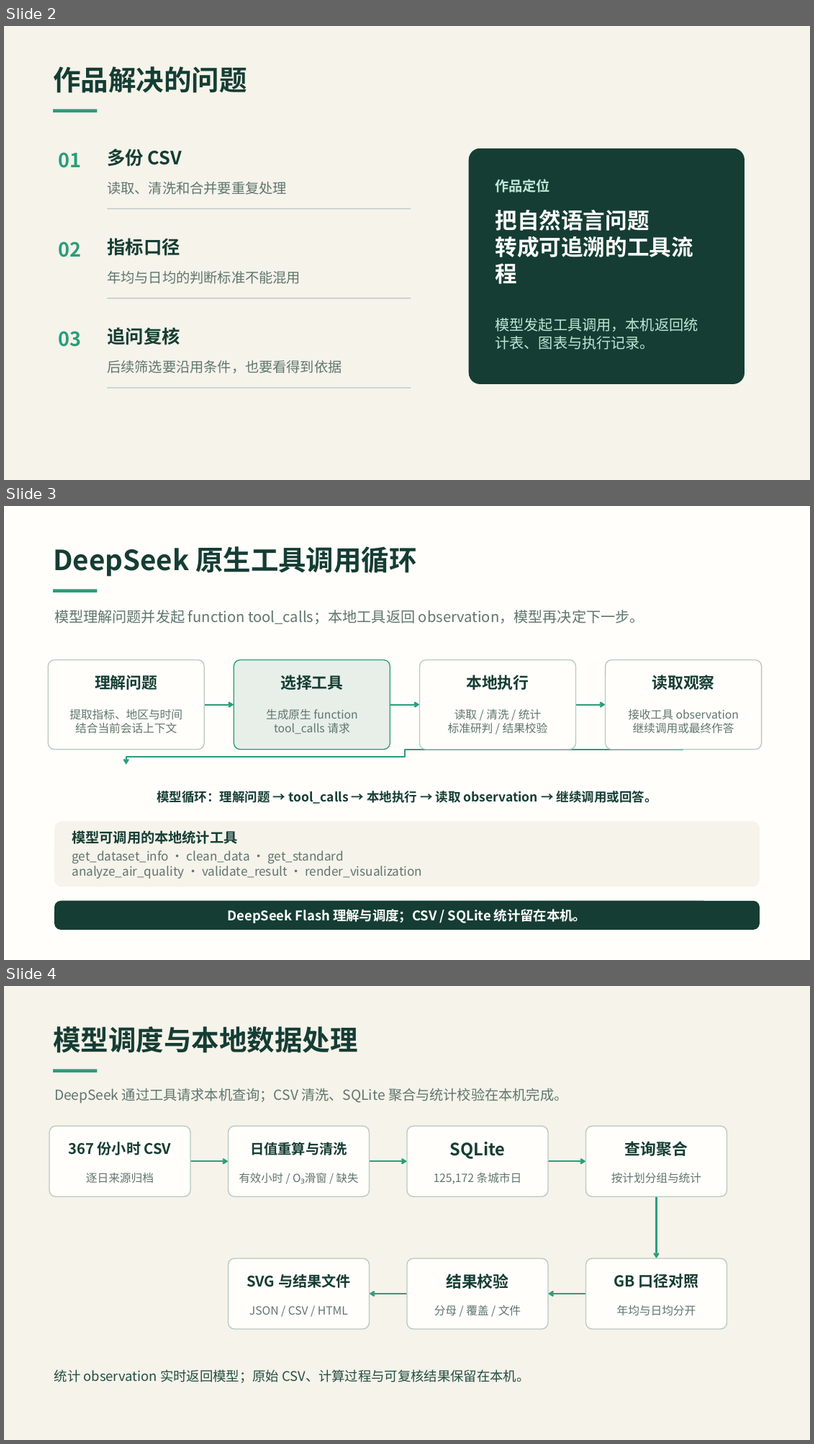
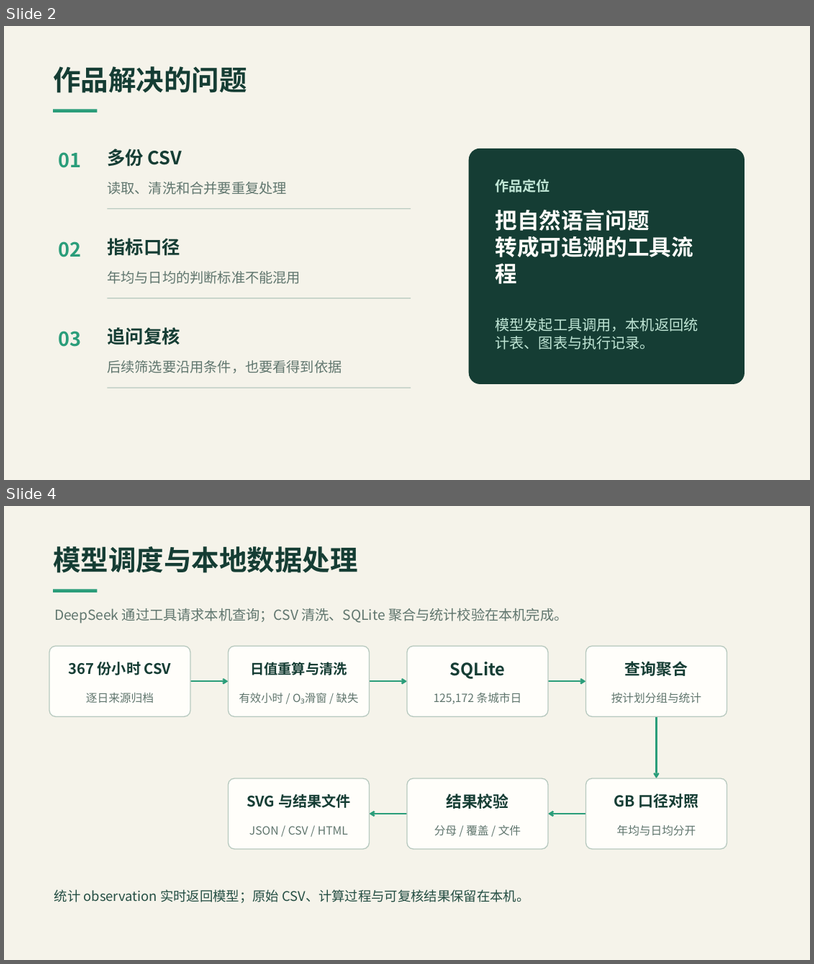
Before and after one commit to liujiting123/AirScope, a slide deck: docs/参赛答辩.pptx. Shown one above the other, each under a label of ours: slides 2, 3 and 4 before the commit, slides 2 and 4 after it; the slides between them are not shown. The pictures are 814x1444 and 814x964 pixels, drawn with LibreOffice and Linux fonts; fonts in the diff are those of the drawing. Boxes give left, top, right and bottom in pixels: in the first picture for what was removed or moved away, otherwise in the second. Text is boxed around its words. In the diff, an @@ line names an element or a change of style, - is before the commit and + after.

Commit message:
Refine slide 3 ReAct architecture diagram

```diff
--- a/docs/参赛答辩.pptx
+++ b/docs/参赛答辩.pptx
@@ slide 3 removed at [4,506,810,960], background #FFFEFA @@
@@ text removed at [53,546,417,577] @@
-DeepSeek 原生工具调用循环
@@ rectangle removed at [53,590,97,592] @@
@@ text removed at [54,610,645,624] @@
-模型理解问题并发起 function tool_calls；本地工具返回 observation，模型再决定下一步。
@@ rounded rectangle removed at [48,659,204,749] @@
@@ text removed at [95,672,157,692] @@
-理解问题
@@ rounded rectangle removed at [234,659,390,749] @@
@@ text removed at [280,674,343,690] @@
-选择工具
@@ rounded rectangle removed at [420,659,576,749] @@
@@ text removed at [466,674,529,690] @@
-本地执行
@@ rounded rectangle removed at [606,659,762,749] @@
@@ text removed at [652,674,715,690] @@
-读取观察
@@ text removed at [70,709,183,734] @@
-提取指标、地区与时间
-结合当前会话上下文
@@ arrow removed from (204, 705) to (234, 705) @@
@@ text removed at [266,709,358,734] @@
-生成原生 function
-tool_calls 请求
@@ arrow removed from (391, 705) to (420, 705) @@
@@ text removed at [448,709,548,734] @@
-读取 / 清洗 / 统计
-标准研判 / 结果校验
@@ arrow removed from (576, 705) to (606, 705) @@
@@ text removed at [628,709,739,734] @@
-接收工具 observation
-继续调用或最终作答
@@ elbow arrow removed from (684, 749) to (126, 764) @@
@@ text removed at [157,790,658,803] @@
-模型循环：理解问题 → tool_calls → 本地执行 → 读取 observation → 继续调用或回答。
@@ rounded rectangle removed at [54,821,760,886] @@
@@ text removed at [72,830,237,844] @@
-模型可调用的本地统计工具
@@ text removed at [72,850,422,878] @@
-get_dataset_info · clean_data · get_standard
-analyze_air_quality · validate_result · render_visualization
@@ rounded rectangle removed at [54,901,760,929] @@
@@ text removed at [228,908,586,923] @@
-DeepSeek Flash 理解与调度；CSV / SQLite 统计留在本机。
```
Also in this commit, not shown: 1 slide added, 2 other files.
